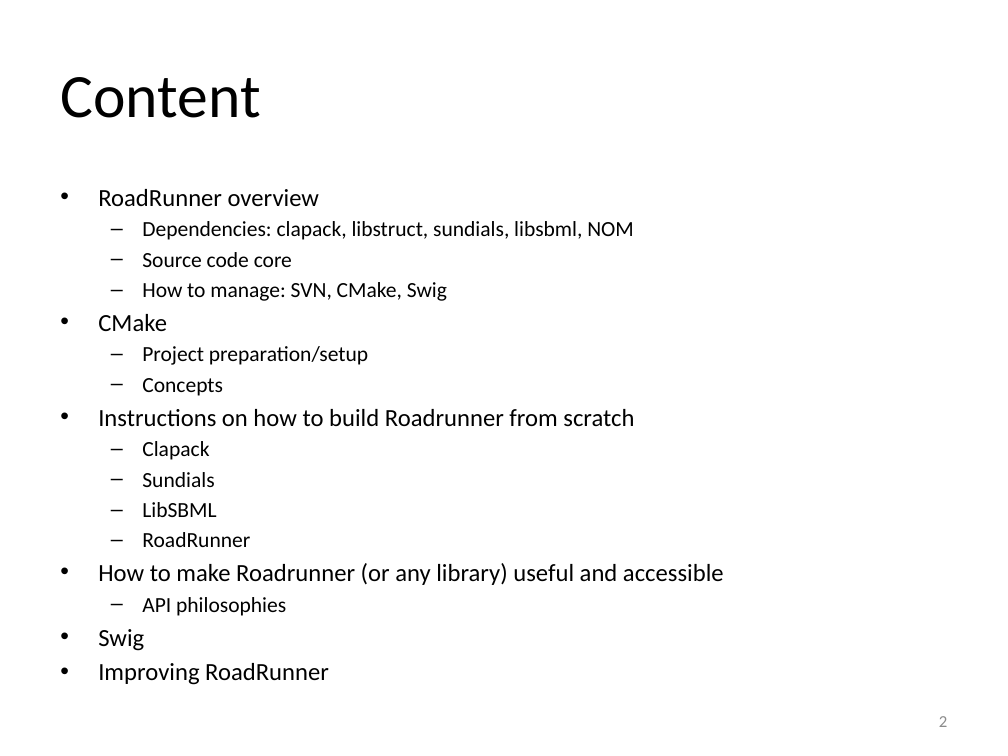
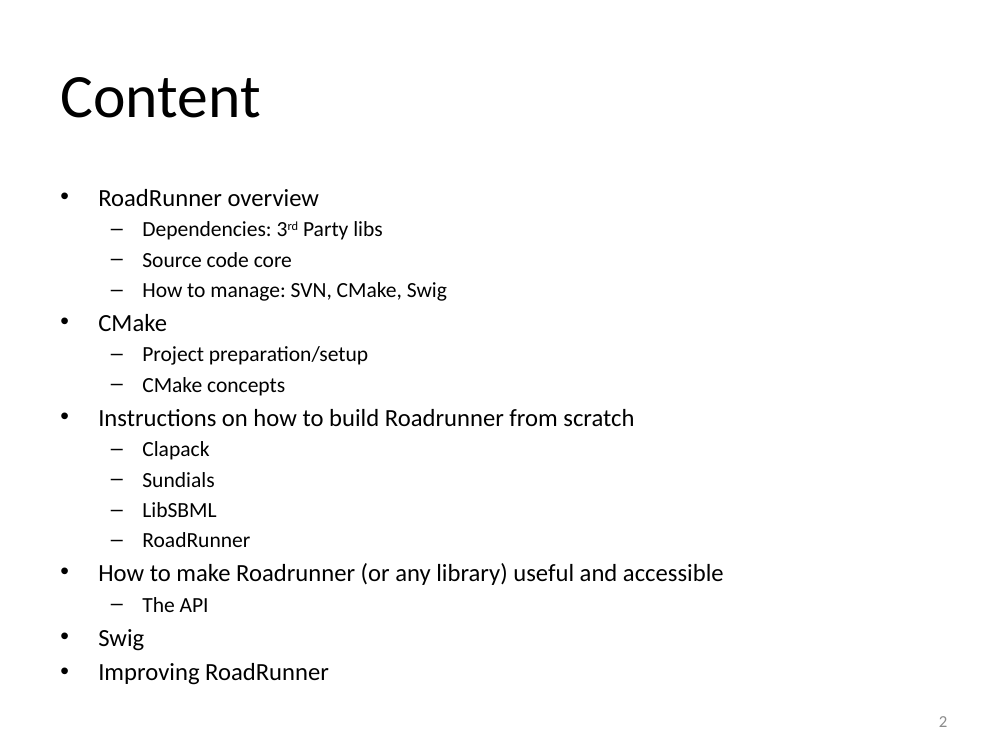
Before and after one commit to gregmedlock/roadrunnerwork, a slide deck: slide 2 of trunk/Docs/RoadRunnerPPT.pptx. Drawn at 1008x756 pixels with LibreOffice and Linux fonts; fonts in the diff are those of the drawing. Boxes give left, top, right and bottom in pixels: in the first picture for what was removed or moved away, otherwise in the second. Text is boxed around its words. In the diff, an @@ line names an element or a change of style, - is before the commit and + after.

```diff
--- a/trunk/Docs/RoadRunnerPPT.pptx
+++ b/trunk/Docs/RoadRunnerPPT.pptx
@@ text at box(142, 221, 382, 240): text changed @@
-  – Dependencies: clapack, libstruct, sundials, libsbml, NOM
+  – Dependencies: 3rd Party libs
@@ text at box(142, 377, 285, 396): text changed @@
-  – Concepts
+  – CMake concepts
@@ text at box(142, 597, 209, 612): text changed @@
-  – API philosophies
+  – The API
```
Also in this commit, not shown: 15 other slides changed, 1 other file.
